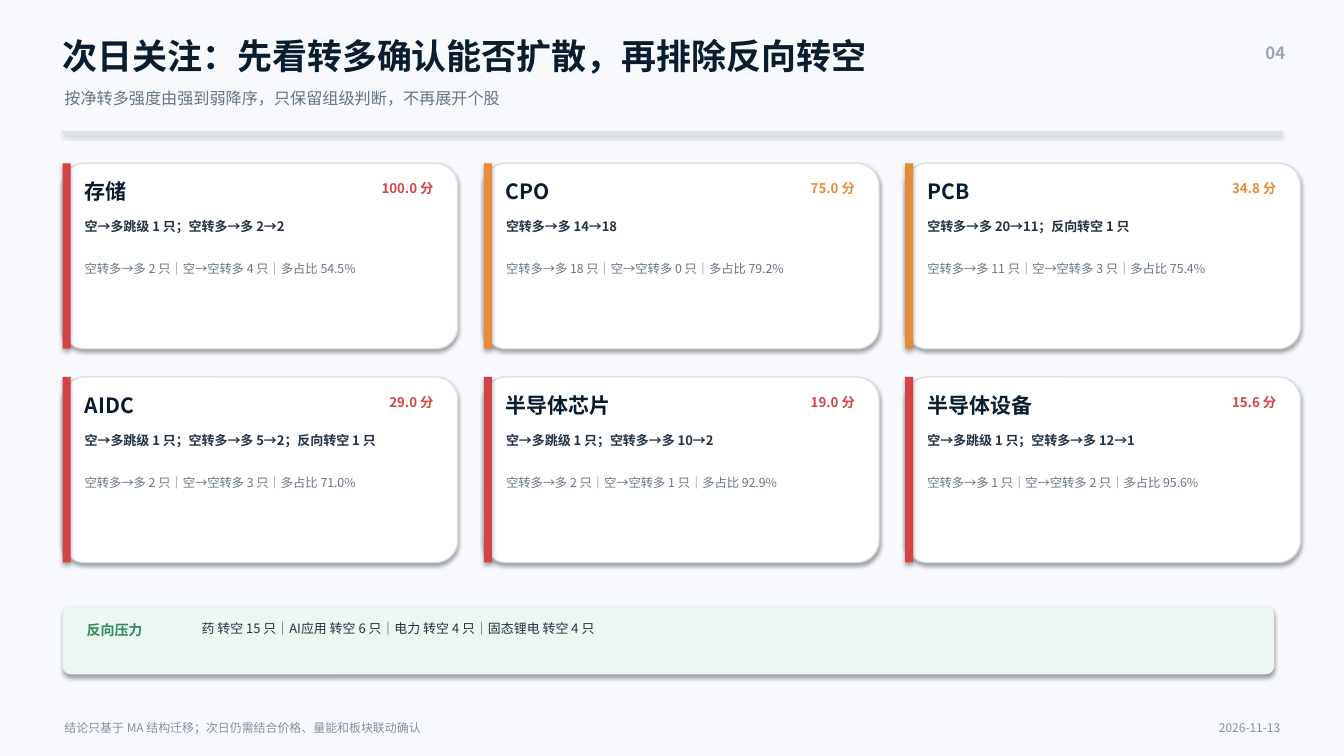
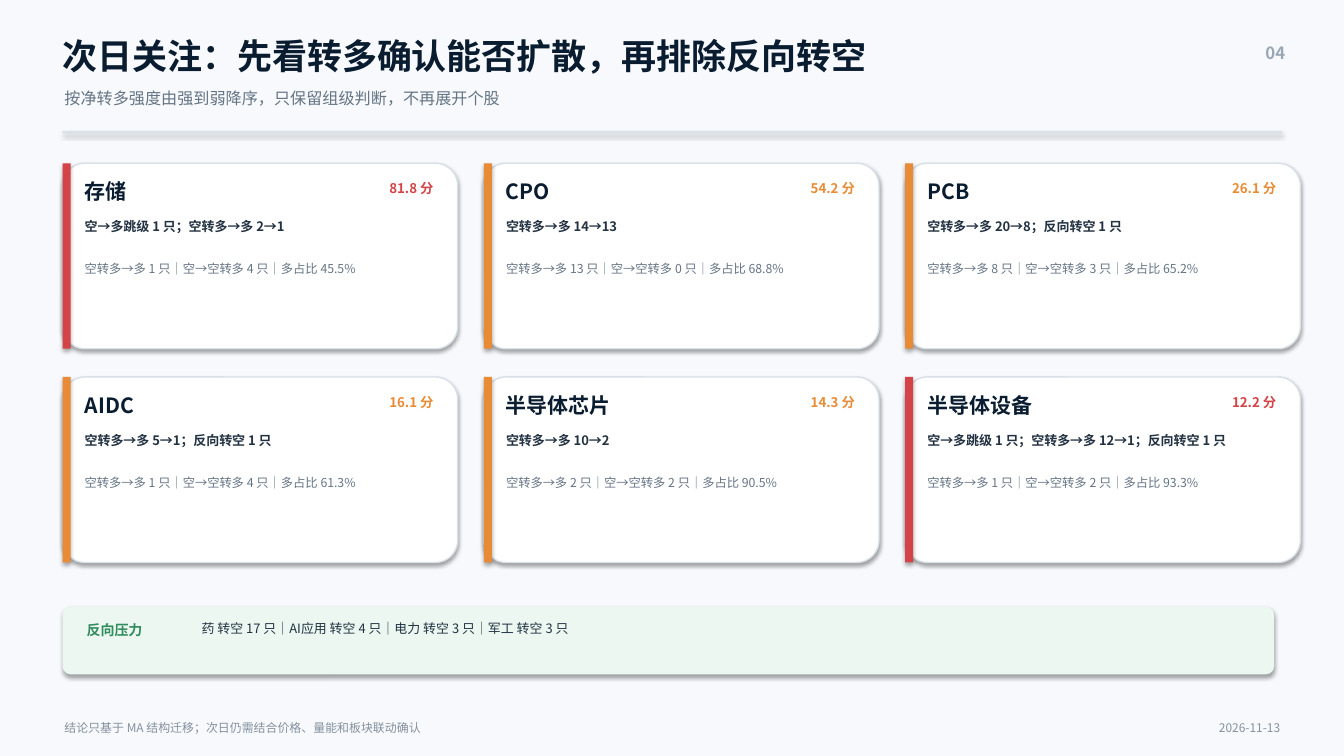
Before and after one commit to nancybhc/a-share-blast-lab, a slide deck: slide 4 of assets/多空阶段简报_2026-11-13.pptx. Drawn at 1344x756 pixels with LibreOffice and Linux fonts; fonts in the diff are those of the drawing. Boxes give left, top, right and bottom in pixels: in the first picture for what was removed or moved away, otherwise in the second. Text is boxed around its words. In the diff, an @@ line names an element or a change of style, - is before the commit and + after.

```diff
--- a/assets/多空阶段简报_2026-11-13.pptx
+++ b/assets/多空阶段简报_2026-11-13.pptx
@@ text at bbox=[389, 182, 433, 194]: text changed @@
-100.0 分
+81.8 分
@@ text at bbox=[811, 182, 855, 194]: text changed @@
-75.0 分
+54.2 分
@@ text at bbox=[1232, 182, 1276, 194]: text changed @@
-34.8 分
+26.1 分
@@ text at bbox=[85, 220, 284, 233]: text changed @@
-空→多跳级 1 只；空转多→多 2→2
+空→多跳级 1 只；空转多→多 2→1
@@ text at bbox=[927, 220, 1122, 233]: text changed @@
-空转多→多 20→11；反向转空 1 只
+空转多→多 20→8；反向转空 1 只
@@ text at bbox=[85, 262, 356, 274]: text changed @@
-空转多→多 2 只｜空→空转多 4 只｜多占比 54.5%
+空转多→多 1 只｜空→空转多 4 只｜多占比 45.5%
@@ text at bbox=[506, 262, 784, 274]: text changed @@
-空转多→多 18 只｜空→空转多 0 只｜多占比 79.2%
+空转多→多 13 只｜空→空转多 0 只｜多占比 68.8%
@@ text at bbox=[927, 262, 1198, 274]: text changed @@
-空转多→多 11 只｜空→空转多 3 只｜多占比 75.4%
+空转多→多 8 只｜空→空转多 3 只｜多占比 65.2%
@@ rectangle at bbox=[63, 377, 71, 563]: fill #D34347 to #E88B36 @@
@@ rectangle at bbox=[484, 377, 492, 563]: fill #D34347 to #E88B36 @@
@@ text at bbox=[389, 396, 433, 408]: text changed; text colour #D34347 to #E88B36 @@
-29.0 分
+16.1 分
@@ text at bbox=[811, 396, 855, 408]: text changed; text colour #D34347 to #E88B36 @@
-19.0 分
+14.3 分
@@ text at bbox=[1232, 396, 1276, 408]: text changed @@
-15.6 分
+12.2 分
@@ text at bbox=[85, 434, 272, 447]: text changed @@
-空→多跳级 1 只；空转多→多 5→2；反向转空 1 只
+空转多→多 5→1；反向转空 1 只
@@ text at bbox=[506, 434, 610, 446]: text changed @@
-空→多跳级 1 只；空转多→多 10→2
+空转多→多 10→2
@@ text at bbox=[927, 434, 1226, 447]: text changed @@
-空→多跳级 1 只；空转多→多 12→1
+空→多跳级 1 只；空转多→多 12→1；反向转空 1 只
@@ text at bbox=[85, 476, 356, 488]: text changed @@
-空转多→多 2 只｜空→空转多 3 只｜多占比 71.0%
+空转多→多 1 只｜空→空转多 4 只｜多占比 61.3%
@@ text at bbox=[506, 476, 777, 488]: text changed @@
-空转多→多 2 只｜空→空转多 1 只｜多占比 92.9%
+空转多→多 2 只｜空→空转多 2 只｜多占比 90.5%
@@ text at bbox=[927, 476, 1198, 488]: text changed @@
-空转多→多 1 只｜空→空转多 2 只｜多占比 95.6%
+空转多→多 1 只｜空→空转多 2 只｜多占比 93.3%
@@ text at bbox=[202, 622, 569, 635]: text changed @@
-药 转空 15 只｜AI应用 转空 6 只｜电力 转空 4 只｜固态锂电 转空 4 只
+药 转空 17 只｜AI应用 转空 4 只｜电力 转空 3 只｜军工 转空 3 只
```
Also in this commit, not shown: 3 other slides changed, 8 other files.
